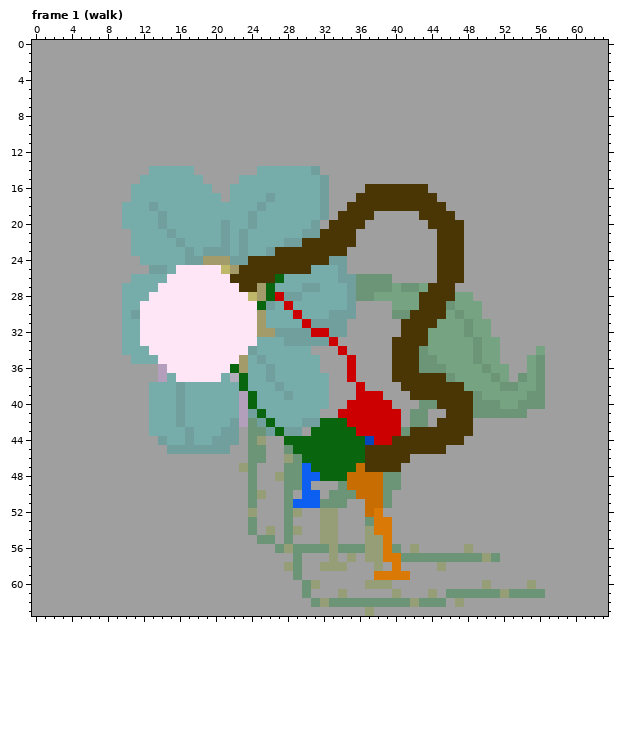
Pixel-art file -- Art/Sprites/flor-malvada.ase. Above: the version before the commit.
64x64 pixels, 16 frames. Colours within 5 levels of each other are drawn and written as one. Shown: frame 1 (walk). The commit also changed other frames, which this record leaves out.
After the commit:
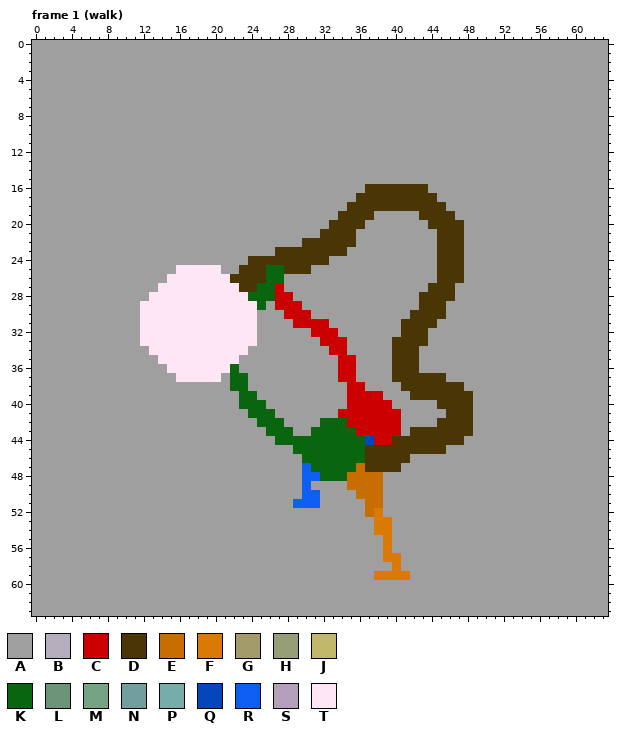
Palette (. is transparent): A #9f9f9f  B #b3adbc  C #cc0000  D #4a3504  E #c86d01  F #da7906  G #a49b6a  H #959e76  J #bfb76a  K #09650e  L #6c9577  M #76a482  N #709f9d  P #76adaa  Q #0447bd  R #0c5ff0  S #b39fbc  T #ffe6f7
Log entry: 🎨 grossura dos bracos da florzinha
Edits made:
layer "florzinha" now hidden
Changed rows in their new state; - is an unchanged pixel.
Frame 1 (walk):
first column x 10:
14 ---AAAAA-------AAAAAAA-------------------------
15 --AAAAAAA----AAAAAAAAAA------------------------
16 -AAAAAAAAA--AAAAAAAAAAA------------------------
17 -AAAAAAAAAA-AAAAAAAAAAA------------------------
18 AAAAAAAAAAAAAAAAAAAAAAA------------------------
19 AAAAAAAAAAAAAAAAAAAAAAA------------------------
20 AAAAAAAAAAAAAAAAAAAAAA-------------------------
21 -AAAAAAAAAAAAAAAAAAAAA-------------------------
22 -AAAAAAAAAAAAAAAAAAA---------------------------
23 -AAAAAAAAAAAAAAAA------------------------------
24 --AAAAAAAAAAAA---------AA----------------------
25 ---AAA-----AA---KK---AAAA----------------------
26 -AAAA-----------K-AAAAAAAAAAAA-----------------
27 AAAA-----------K-CAAAAAAAAAAAAAAAA-------------
28 AAA-----------KK--CAAAAAAAAAAAAAA----AA--------
29 AA--------------AC-CAAAAAA----AAA---AAAA-------
30 AA-------------AAAC-CAAAAA----AA----AAAA-------
31 AA-------------AAAAC-CCAA----------AAAAAA------
32 AA-------------AAAAAA--CA---------AAAAAAA------
33 AA-------------AAAAAAAC-C---------AAAAAAAA-----
34 AAA-----------AAAAAAA--C---------AAAAAAAAA----A
35 -AAA---------AAAAAAAAA--C--------AAAAAAAAA---AA
36 ----A--------AAAAAAAAA--C--------AAAAAAAAAA--AA
37 ----AA-----AK-AAAAAAAAA-C-----------AAAAAAA-AAA
38 ---AAAAAAAAAK-AAAAAAAAA--C------------AAAAAAAAA
39 ---AAAAAAAAAAK-AAAAAAAA--C-------------AAAAAAAA
40 ---AAAAAAAAAAK-KAAAAAAA----------AA----AAAAAAAA
41 ---AAAAAAAAAAAK-KAAAAA----------AA-----AAAAAA--
42 ---AAAAAAAAAAAAK-KAAAA----------AA-------------
43 ---AAAAAAAAAA-AAK-KA-----------A---------------
44 ----AAAAAAAAA-AA-K-----------------------------
45 -----AAAAAAA--AA--A----------------------------
46 --------------AA--AA---------------------------
47 -------------AA---AA---------------------------
48 --------------A--AAA---------AA----------------
49 --------------A---AA----A----AA----------------
50 --------------AA--A----AAA---A-----------------
51 --------------A---A---AAA----A-----------------
52 --------------A---AA--AA-----------------------
53 --------------A---A---AA---A-------------------
54 --------------A-A-AA--AA---A-------------------
55 ---------------AA-A---AA---AA------------------
56 -----------------AAAAAAAAAAAA-A-A-----A--------
57 -------------------A---A-A-AA--AAAAAAAAAAA-----
58 ------------------AA--AAA---A------A-----------
59 -------------------A---------------------------
60 --------------------AA-----AAA----------A----A-
61 --------------------A---A-----A---A-AAAAAAAAAAA
62 ---------------------AAAAAAAAAAAAAAA-A---------
63 ---------------------------A-------------------
Changed places in both pictures, as pixel boxes (x1, y1, x2, y2):
changed: (122, 166, 545, 616)
